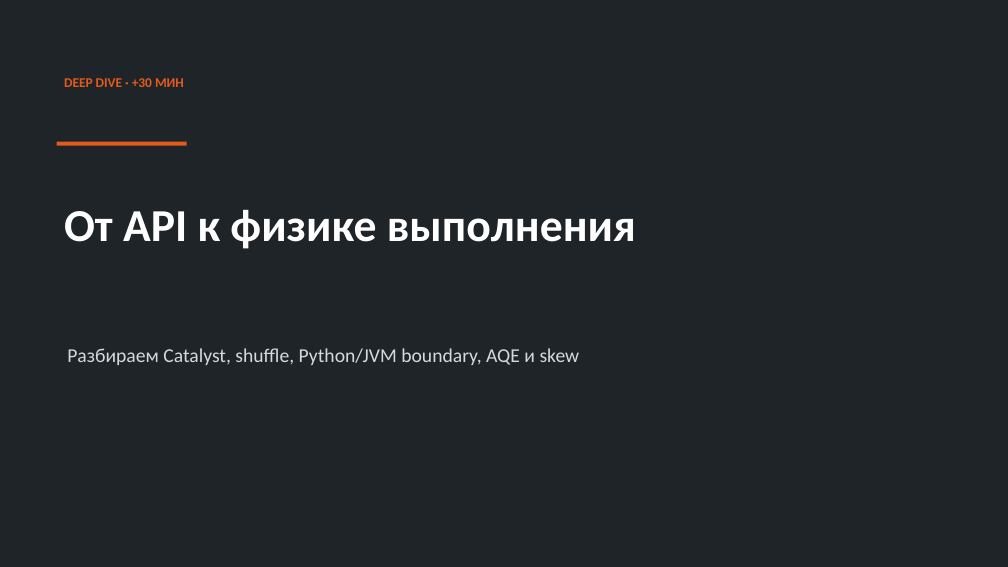
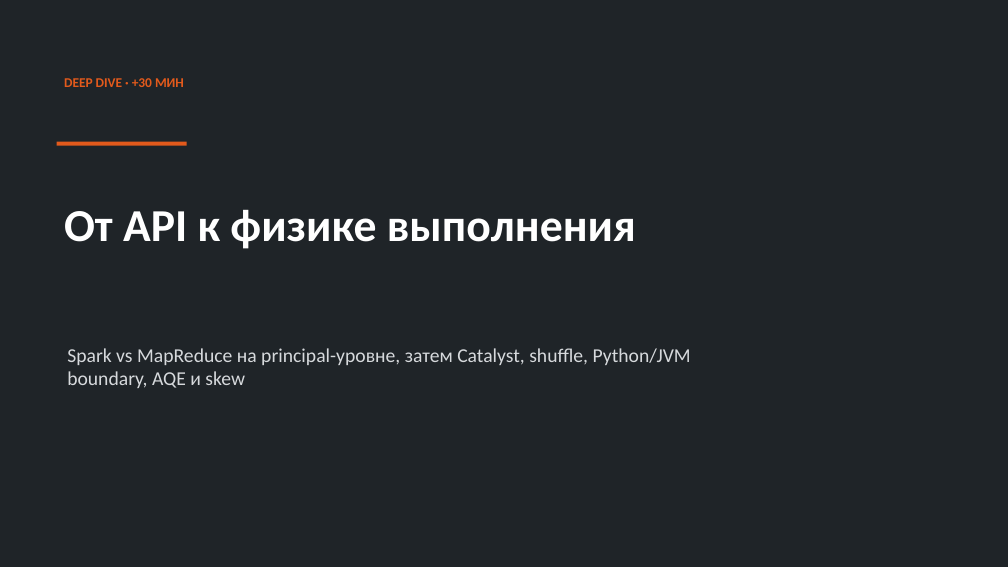
Before and after one commit to PaulKov/de-mentor, a slide deck: slide 36 of lessons/lesson-04/artifacts/apache-spark-foundations-theory.pptx (slide 27 before the commit). Drawn at 1008x567 pixels with LibreOffice and Linux fonts; fonts in the diff are those of the drawing. Boxes give left, top, right and bottom in pixels: in the first picture for what was removed or moved away, otherwise in the second. Text is boxed around its words. In the diff, an @@ line names an element or a change of style, - is before the commit and + after.

Commit message:
feat(lesson-04): deepen Spark and MapReduce history

```diff
--- a/lessons/lesson-04/artifacts/apache-spark-foundations-theory.pptx
+++ b/lessons/lesson-04/artifacts/apache-spark-foundations-theory.pptx
@@ text at bbox=[67, 348, 691, 388]: text changed @@
-Разбираем Catalyst, shuffle, Python/JVM boundary, AQE и skew
+Spark vs MapReduce на principal-уровне, затем Catalyst, shuffle, Python/JVM boundary, AQE и skew
```
Also in this commit, not shown: 34 other slides changed, 20 slides added, 2 slides removed, 18 other files.
